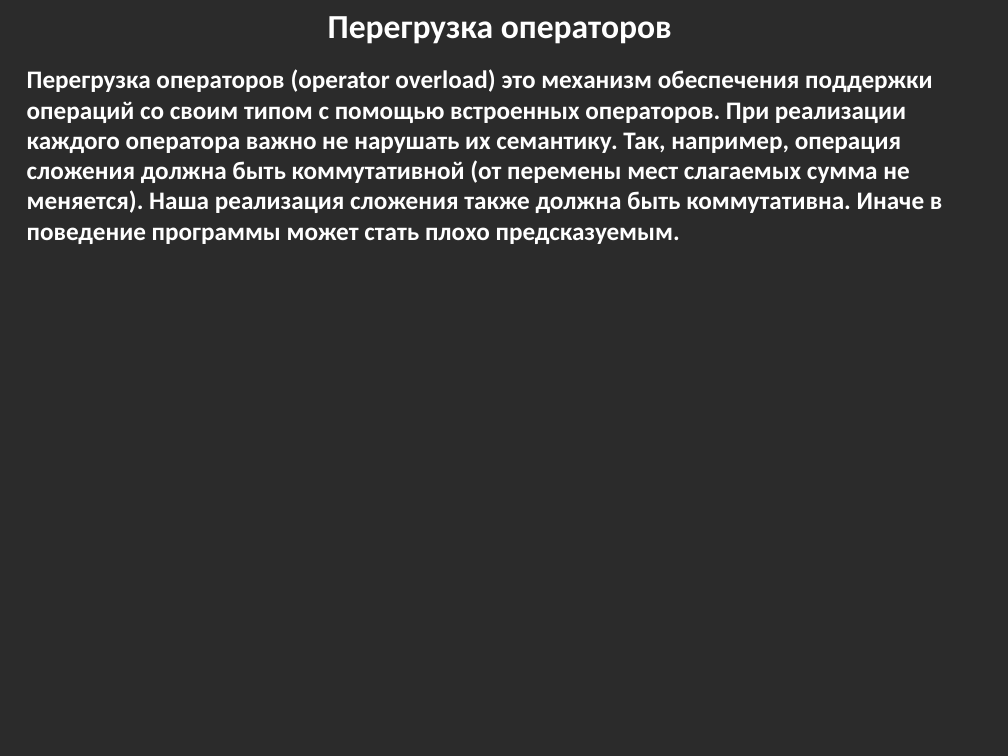
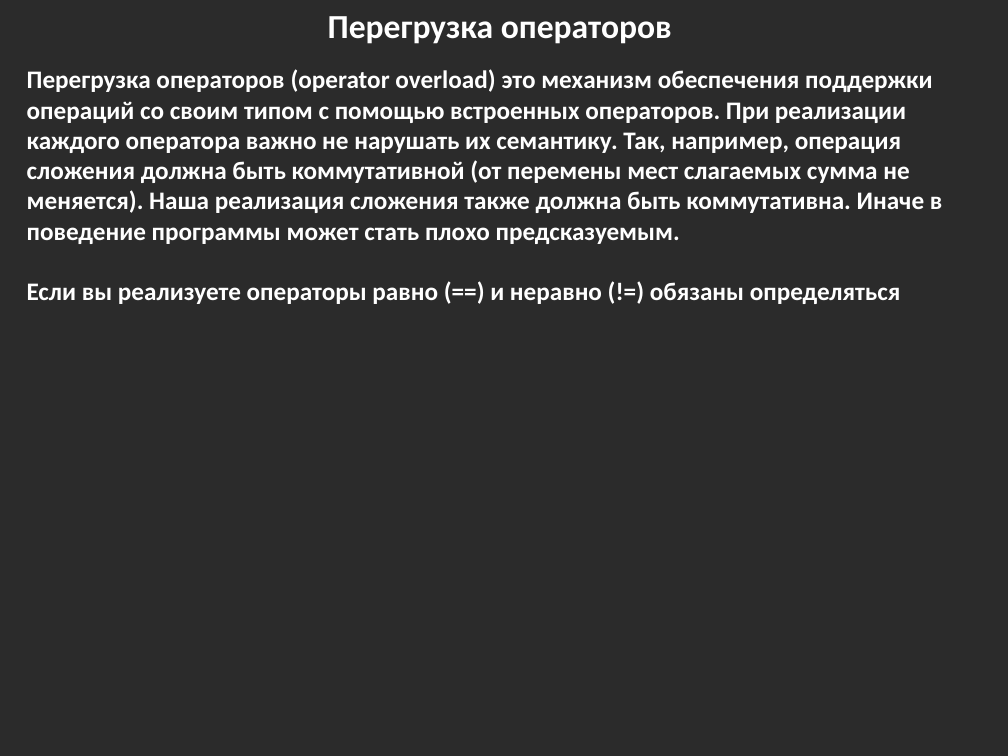
Before and after one commit to bazile/Training, a slide deck: slide 21 of Presentation/lesson-02-oop.pptx. Drawn at 1008x756 pixels with LibreOffice and Linux fonts; fonts in the diff are those of the drawing; background and template pictures are left out; a plain dark background stands for a picture behind light text. Boxes give left, top, right and bottom in pixels: in the first picture for what was removed or moved away, otherwise in the second. Text is boxed around its words. In the diff, an @@ line names an element or a change of style, - is before the commit and + after.

```diff
--- a/Presentation/lesson-02-oop.pptx
+++ b/Presentation/lesson-02-oop.pptx
@@ text at bbox=[27, 282, 901, 304]: paragraph added @@
+Если вы реализуете операторы равно (==) и неравно (!=) обязаны определяться
```
Also in this commit, not shown: 2 other slides changed, 1 slide added, 21 other files.
